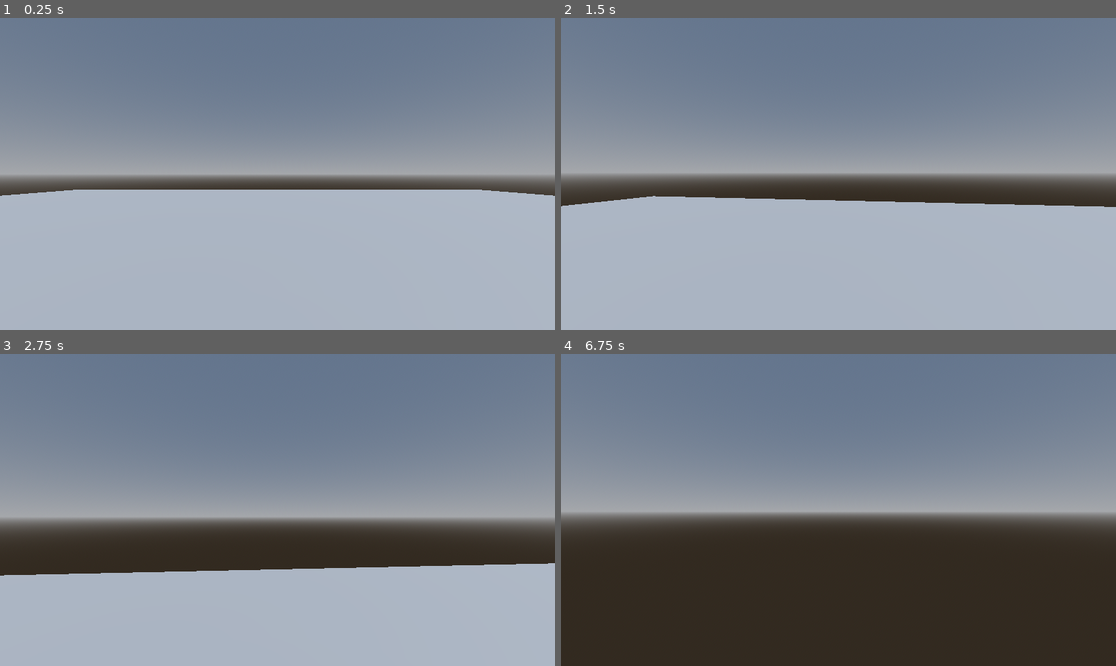
Above: before the commit, frames 1-4 (two rows, left to right).
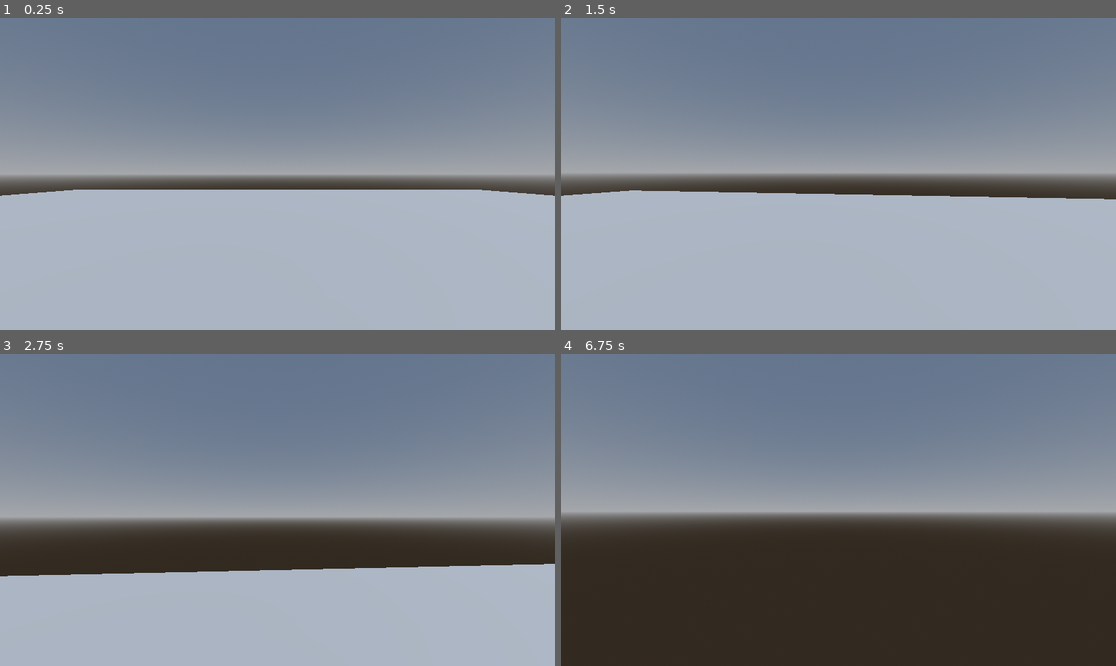
Above: after the commit, the same moments.

Repository: AlexEatDonut/project-embers
Game: Godot game, scene res://maps/devroom-embers.tscn
Two runs of this game, one before a commit and one after it. Both use one fixed random seed, a clock stepped at 60 frames per second and the inputs below. The project has no main scene, so this scene is started directly.
Inputs (mouse positions are in pixels of both pictures, inside the frame that each line leads up to):
- Up to frame 1 (0.25 s): no input
- Up to frame 2 (1.5 s): tap Enter at 0.5 s; move the mouse to (866, 174) at 0.52 s; hold W (move_forward) from 0.53 s (still down); tap Space (jump) at 0.6, 0.77, 1.07, 1.35 s; move the mouse to (810, 174) at 1.27 s
- Up to frame 3 (2.75 s): keep holding W (move_forward); tap Space (jump) at 1.52, 1.82, 2.1 s; move the mouse to (288, 503) at 2.02 s
- Up to frame 4 (6.75 s): move the mouse to (832, 516) at 2.77 s; tap Space (jump) at 2.85, 3.02, 3.32, 3.6, 3.77, 4.07, 4.25, 4.35, 4.52, 4.82, 5.1, 5.75, 5.85, 6.02, 6.32, 6.6 s; move the mouse to (877, 513) at 3.52 s; move the mouse to (794, 506) at 4.27 s; tap Enter at 5, 6.5 s; move the mouse to (844, 510) at 5.02 s; move the mouse to (816, 503) at 5.77 s; release W (move_forward) at 5.78 s; hold D (move_right) 5.78-6.53 s; move the mouse to (866, 510) at 6.52 s; hold W (move_forward) from 6.53 s (still down)

The runs differ from the first frame. In frame 1, less than 0.1% of the frame differs, in the area x 3-97%, y 56-57%; in frame 2, 2.2%, in the area x 0-100%, y 55-61%; in frame 3, 0.2%; in frame 4, less than 0.1%.

Commit message:
attempting to adapt code for usecase

Diff:
--- a/player/Player.gd
+++ b/player/Player.gd
@@ -2,22 +2,22 @@
 
 @onready var body = $Body
 @onready var head = $Body/Head
-@onready var camera = $Body/Head/CameraMarker3D/Camera3D
-@onready var camera_target = $Body/Head/CameraMarker3D
+@onready var camera = $CameraPivot/CameraMarker3D/Camera3D
+@onready var camera_target = $CameraPivot/CameraMarker3D
 @onready var head_position: Vector3 = head.position
 
 var mouse_sensitivity: float = 0.1
 
-const ACCELERATION_DEFAULT: float = 7.0
-const ACCELERATION_AIR: float = 1.0
-const SPEED_DEFAULT: float = 7.0
-const SPEED_ON_STAIRS: float = 5.0
+@export var ACCELERATION_DEFAULT: float = 7.0
+@export var ACCELERATION_AIR: float = 1.0
+@export var SPEED_DEFAULT: float = 7.0
+@export var SPEED_ON_STAIRS: float = 5.0
 
 var acceleration: float = ACCELERATION_DEFAULT
 var speed: float = SPEED_DEFAULT
 
-var gravity: float = 9.8
-var jump: float = 5.0
+@export var gravity: float = 9.8
+@export var jump: float = 5.0
 var direction: Vector3 = Vector3.ZERO
 var main_velocity: Vector3 = Vector3.ZERO
 var gravity_direction: Vector3 = Vector3.ZERO
@@ -103,7 +103,7 @@
 		head.rotation.x = clamp(head.rotation.x, deg_to_rad(-89), deg_to_rad(89))
 
 func _physics_process(delta):
-	update_camera = true
+	update_camera = false
 	var is_step: bool = false
 
 	var input = Input.get_vector("move_left", "move_right", "move_forward", "move_backward")
@@ -119,10 +119,11 @@
 		acceleration = ACCELERATION_AIR
 		gravity_direction += Vector3.DOWN * gravity * delta
 
-	if Input.is_action_just_pressed("jump") and is_on_floor():
-		is_jumping = true
-		is_in_air = false
-		gravity_direction = Vector3.UP * jump
+#	Disabling jumping code.
+	#if Input.is_action_just_pressed("jump") and is_on_floor():
+		#is_jumping = true
+		#is_in_air = false
+		#gravity_direction = Vector3.UP * jump
 
 	main_velocity = main_velocity.lerp(direction * speed, acceleration * delta)
 
--- a/player/Player.tscn
+++ b/player/Player.tscn
@@ -48,6 +48,7 @@
 transform = Transform3D(1, 0, 0, 0, 1, 0, 0, 0, 1, 0, 1.7, 0)
 
 [node name="CameraMarker3D" type="Marker3D" parent="Body/Head"]
+process_mode = 4
 
 [node name="Camera3D" type="Camera3D" parent="Body/Head/CameraMarker3D"]
 cull_mask = 1048571
@@ -64,3 +65,14 @@
 [node name="MeshInstance3D" type="MeshInstance3D" parent="."]
 transform = Transform3D(1, 0, 0, 0, 1, 0, 0, 0, 1, 0, 1, 0)
 mesh = SubResource("CapsuleMesh_ulp21")
+
+[node name="CameraPivot" type="Node3D" parent="."]
+transform = Transform3D(0.707107, 0, 0.707107, 0, 1, 0, -0.707107, 0, 0.707107, 0, 1, 0)
+
+[node name="CameraMarker3D" type="Marker3D" parent="CameraPivot"]
+transform = Transform3D(1, 0, 0, 0, 0.707107, 0.707107, 0, -0.707107, 0.707107, 0, 50, 50)
+
+[node name="Camera3D" type="Camera3D" parent="CameraPivot/CameraMarker3D"]
+transform = Transform3D(1, 0, 0, 0, 1, 0, 0, 0, 1, 0, 0, 0)
+projection = 1
+size = 15.0
